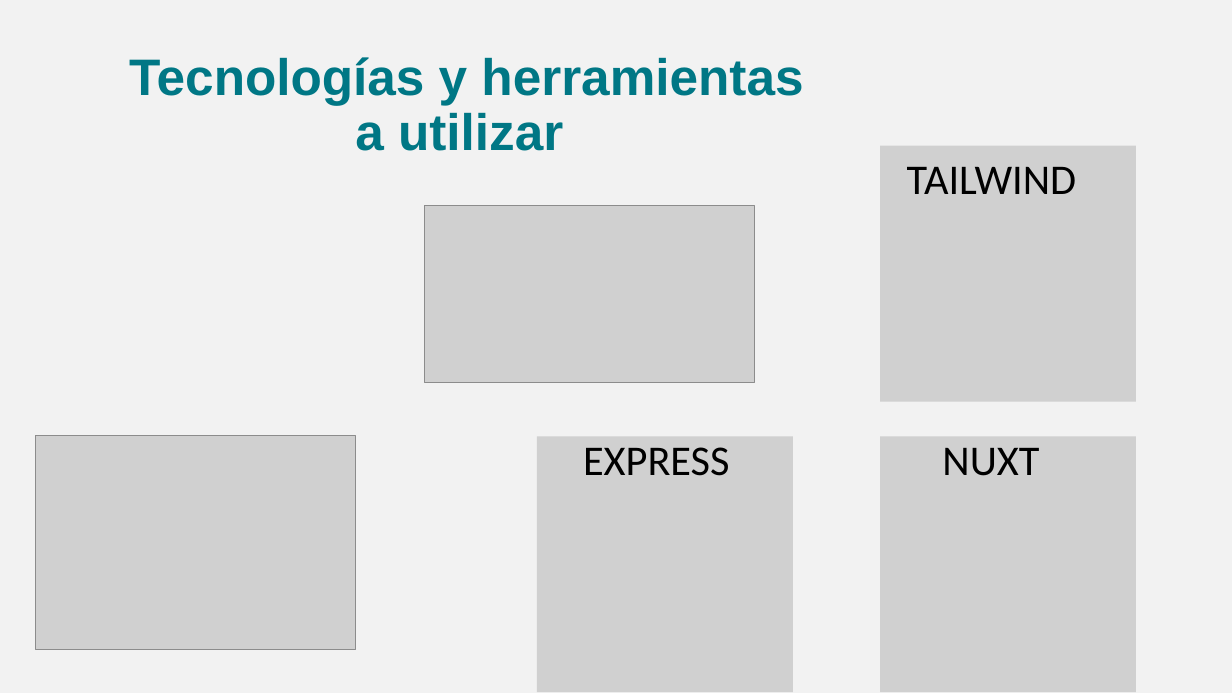
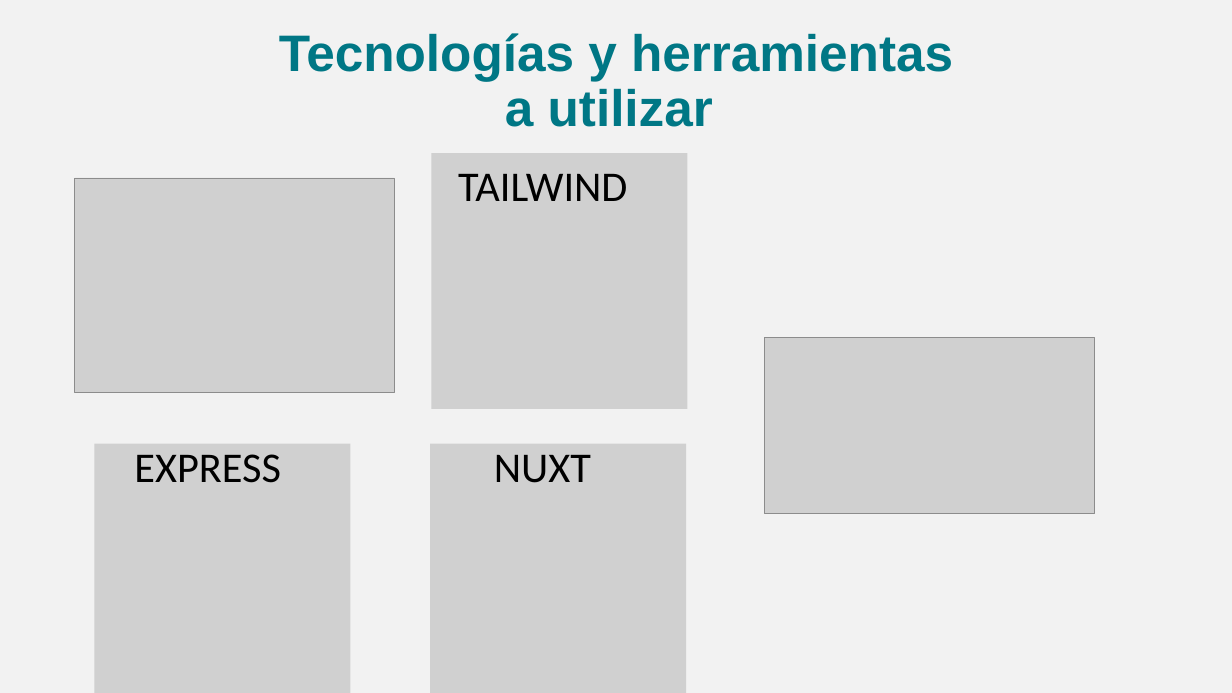
Before and after one commit to amypadron/prower_tesis, a slide deck: slide 9 of Digestión anaerobía.Original.pptx. Drawn at 1232x693 pixels with LibreOffice and Linux fonts; fonts in the diff are those of the drawing; grey boxes stand for pictures. Boxes give left, top, right and bottom in pixels: in the first picture for what was removed or moved away, otherwise in the second. Text is boxed around its words. In the diff, an @@ line names an element or a change of style, - is before the commit and + after.

```diff
--- a/Digestión anaerobía.Original.pptx
+++ b/Digestión anaerobía.Original.pptx
@@ text "Tecnologías y herramientas a utilizar": place and size @@
-text "Tecnologías y herramientas a utilizar" at box(129, 57, 803, 151)
+text "Tecnologías y herramientas a utilizar" at box(279, 33, 953, 127)
@@ picture removed at box(880, 146, 1136, 402) @@
@@ picture: place and size @@
-picture at box(36, 436, 356, 651)
+picture at box(75, 178, 395, 393)
@@ 3 texts, 1 picture: place and size @@
-3 texts, 1 picture at box(583, 167, 1136, 692)
+3 texts, 1 picture at box(134, 174, 687, 693)
@@ picture added at box(432, 153, 688, 409) @@
@@ picture: place and size @@
-picture at box(424, 206, 754, 383)
+picture at box(764, 337, 1094, 514)
@@ picture added at box(94, 444, 350, 693) @@
@@ picture removed at box(537, 436, 793, 692) @@
```
Also in this commit, not shown: 3 other slides changed, 4 slides added, 2 slides removed.
